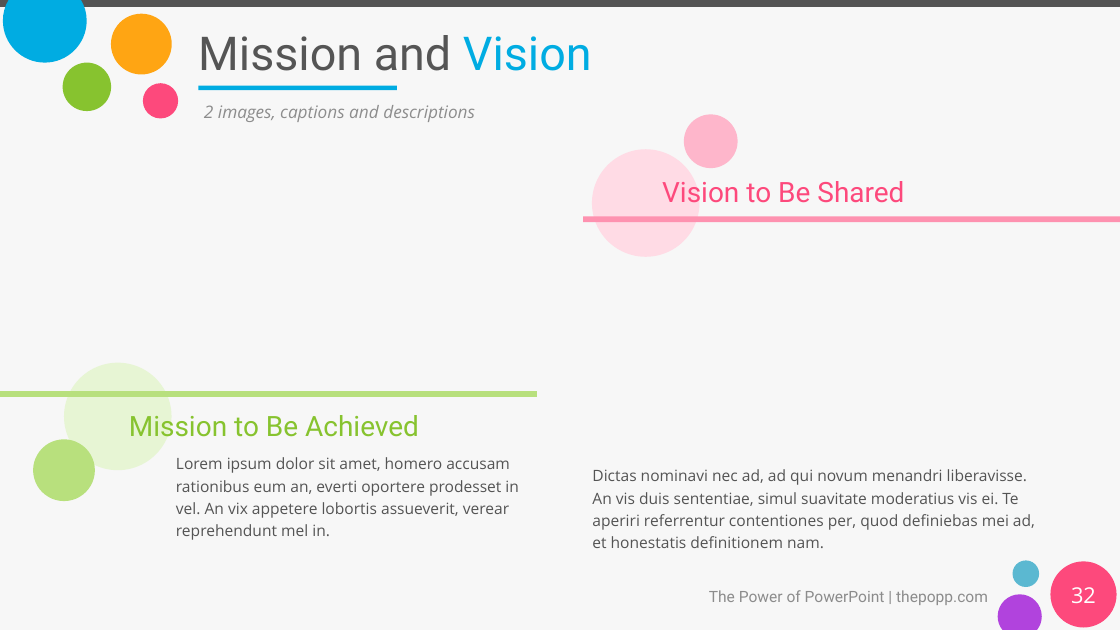
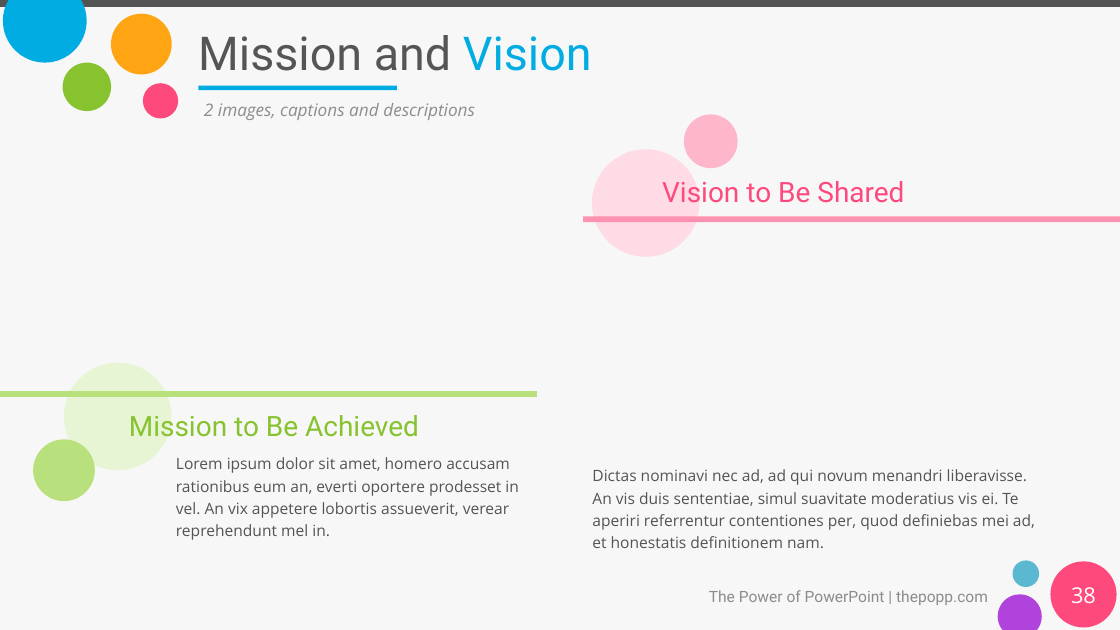
Before and after one commit to gp34446/desafio3, a slide deck: slide 38 of Presentación_desafio_3.pptx (slide 32 before the commit). Drawn at 1120x630 pixels with LibreOffice and Linux fonts; fonts in the diff are those of the drawing. Boxes give left, top, right and bottom in pixels: in the first picture for what was removed or moved away, otherwise in the second. Text is boxed around its words. In the diff, an @@ line names an element or a change of style, - is before the commit and + after.

```diff
--- a/Presentación_desafio_3.pptx
+++ b/Presentación_desafio_3.pptx
@@ text "2 images, captions and descriptions" at [204,103,475,120]: line spacing 1.1 to 1 @@
@@ page number at [1071,587,1096,603]: text changed @@
-32
+38
```
Also in this commit, not shown: 44 other slides changed, 7 slides added, 2 slides removed.
